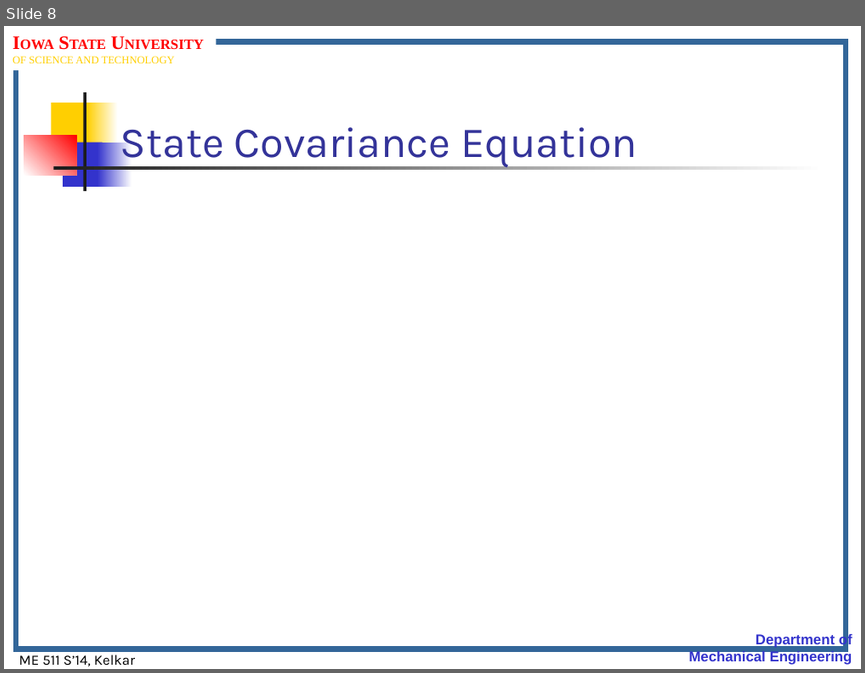
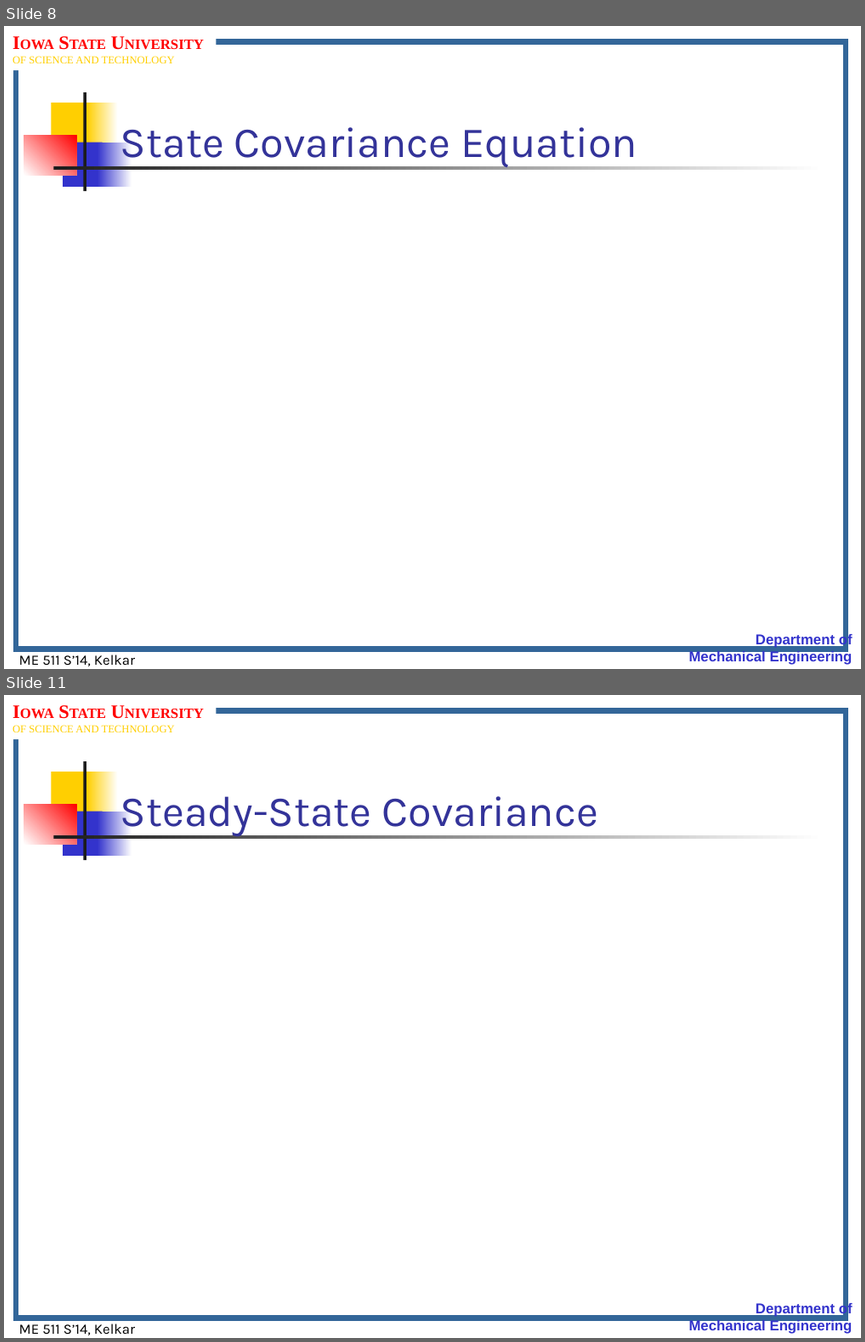
Before and after one commit to jasonnicholson/ME_511_Spring_2014_Lectures, a slide deck: me511_S14__Lect.Notes_Set19.pptm. Shown one above the other, each under a label of ours: slide 8 before the commit, slides 8 and 11 after it; the slides between them are not shown. The pictures are 865x673 and 865x1342 pixels, drawn with LibreOffice and Linux fonts; fonts in the diff are those of the drawing; grey boxes stand for pictures; background and template pictures are left out. Boxes give left, top, right and bottom in pixels: in the first picture for what was removed or moved away, otherwise in the second. Text is boxed around its words. In the diff, an @@ line names an element or a change of style, - is before the commit and + after.

```diff
--- a/me511_S14__Lect.Notes_Set19.pptm
+++ b/me511_S14__Lect.Notes_Set19.pptm
@@ slide 11 added at (x1=4, y1=695, x2=861, y2=1338), background #FFFFFF; not listed: 11 template elements that a slide beside it also shows @@
@@ title added at (x1=120, y1=796, x2=599, y2=837), 36 pt, text #333399 @@
+Steady-State Covariance
```
Also in this commit, not shown: 1 slide changed, 35 other slides added, 2 other files.
